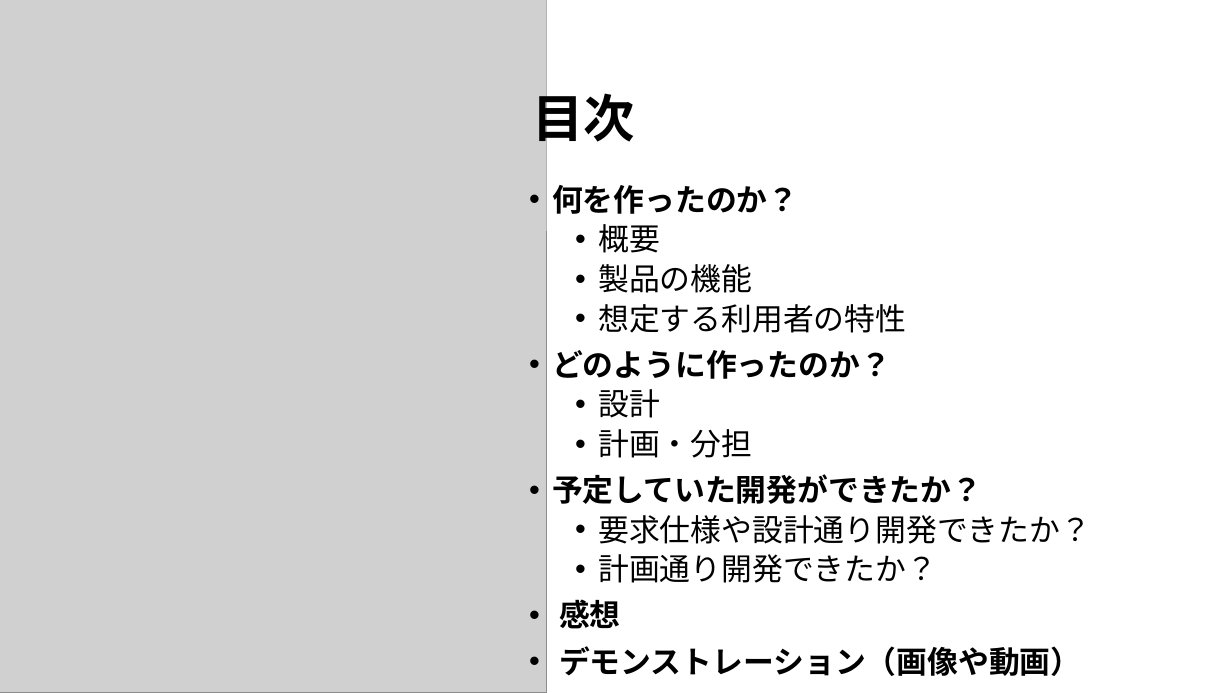
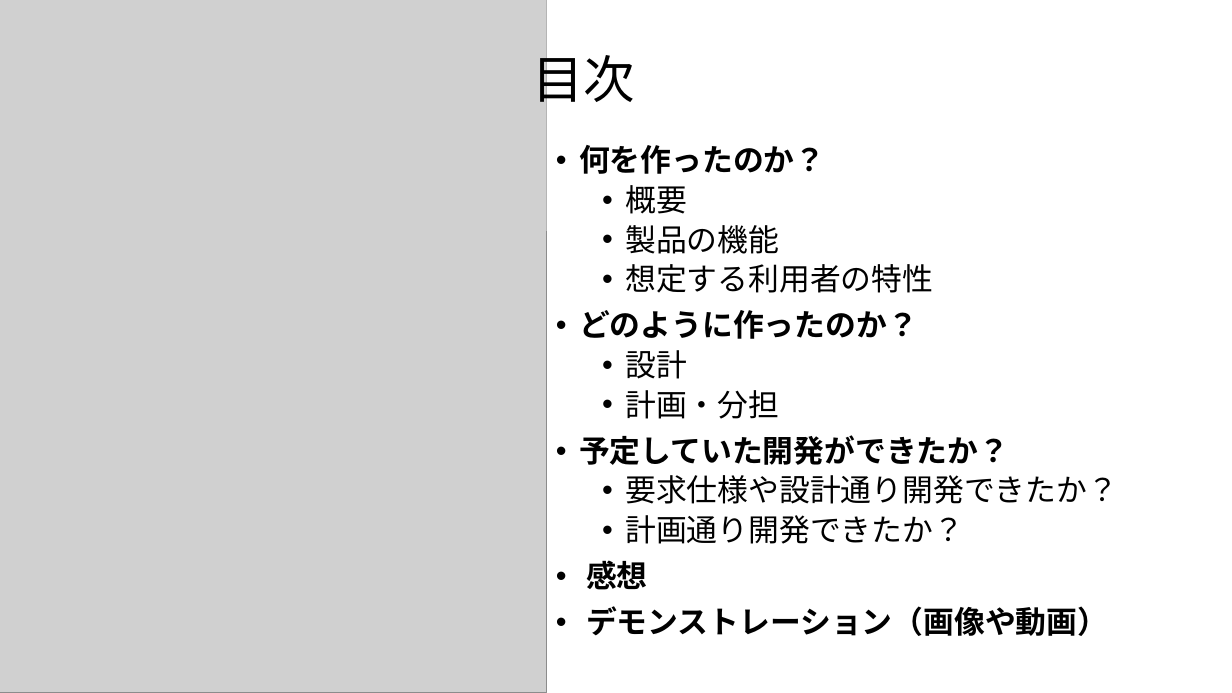
Before and after one commit to RUSAEXP12024/group17, a slide deck: slide 2 of SA組込み実験成果発表_17.pptx. Drawn at 1232x693 pixels with LibreOffice and Linux fonts; fonts in the diff are those of the drawing; grey boxes stand for pictures. Boxes give left, top, right and bottom in pixels: in the first picture for what was removed or moved away, otherwise in the second. Text is boxed around its words. In the diff, an @@ line names an element or a change of style, - is before the commit and + after.

```diff
--- a/SA組込み実験成果発表_17.pptx
+++ b/SA組込み実験成果発表_17.pptx
@@ text "目次": place and size @@
-text "目次" at [532, 85, 635, 150]
+text "目次" at [532, 46, 635, 111]
@@ text "目次" at [532, 46, 635, 111]: bold off @@
@@ text "何を作ったのか？": place and size @@
-text "何を作ったのか？" at [552, 224, 1091, 676]
+text "何を作ったのか？" at [579, 185, 1118, 636]
```
Also in this commit, not shown: 9 other slides changed.
